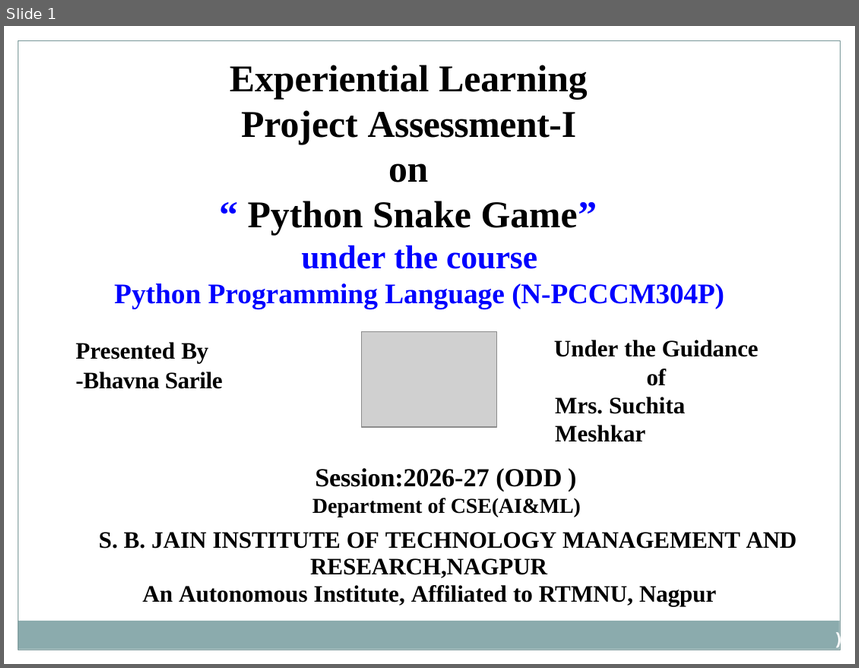
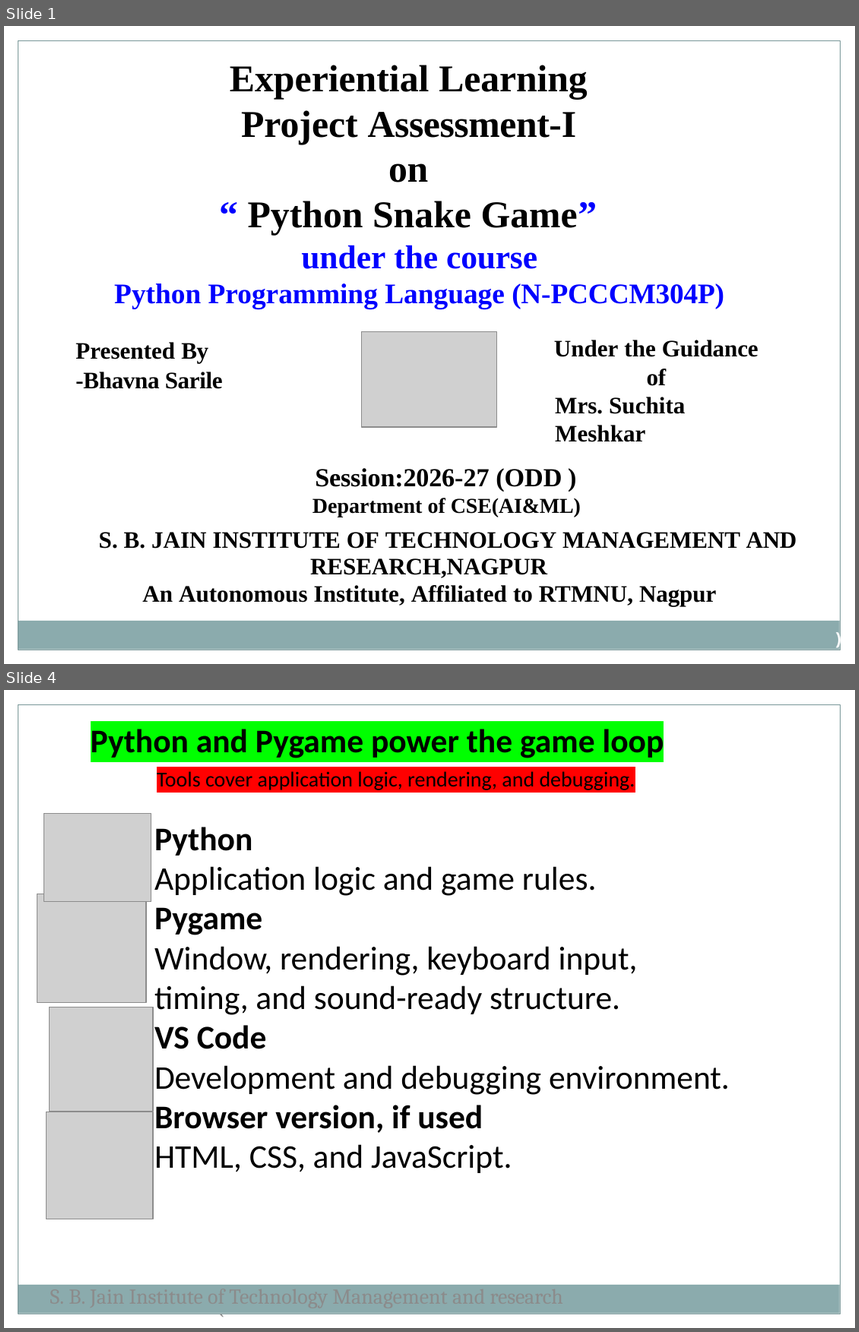
Before and after one commit to bhavnasml25-ship-it/Snake-Game-3d, a slide deck: Python.pptx. Shown one above the other, each under a label of ours: slide 1 before the commit, slides 1 and 4 after it; the slides between them are not shown. The pictures are 859x668 and 859x1332 pixels, drawn with LibreOffice and Linux fonts; fonts in the diff are those of the drawing; grey boxes stand for pictures. Boxes give left, top, right and bottom in pixels: in the first picture for what was removed or moved away, otherwise in the second. Text is boxed around its words. In the diff, an @@ line names an element or a change of style, - is before the commit and + after.

Commit message:
Add files via upload
Final ppt of python

```diff
--- a/Python.pptx
+++ b/Python.pptx
@@ slide 4 added at bbox=[4, 690, 855, 1328], background #FFFFFF; not listed: 2 template elements that a slide beside it also shows @@
@@ text added at bbox=[91, 725, 664, 761], 28 pt, text #000000, bold @@
+Python and Pygame power the game loop
@@ text added at bbox=[157, 771, 636, 790], 18 pt, text #000000 @@
+Tools cover application logic, rendering, and debugging.
@@ picture added at bbox=[44, 813, 151, 902] @@
@@ text added at bbox=[154, 827, 730, 1173], 28 pt, text #000000 @@
+Python
+Application logic and game rules.
+Pygame
+Window, rendering, keyboard input, timing, and sound-ready structure.
+VS Code
+Development and debugging environment.
+Browser version, if used
+HTML, CSS, and JavaScript.
@@ picture added at bbox=[37, 894, 146, 1003] @@
@@ picture added at bbox=[49, 1008, 153, 1111] @@
@@ picture added at bbox=[46, 1113, 153, 1220] @@
@@ text added at bbox=[50, 1284, 563, 1285], 18 pt, text #8B8B8B @@
+S. B. Jain Institute of Technology Management and research `
```
Also in this commit, not shown: 3 slides changed, 2 other slides added, 3 slides removed.
